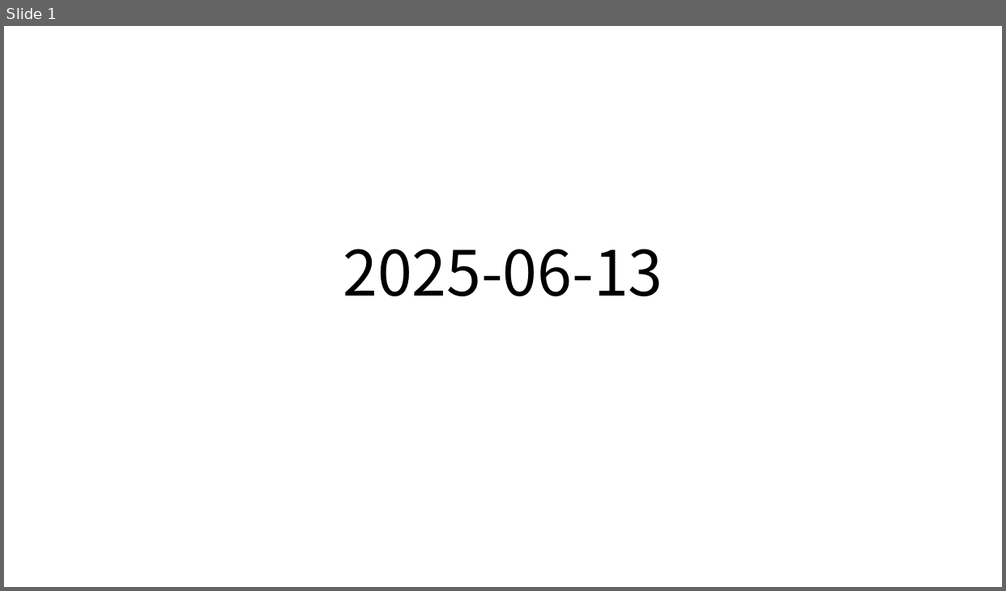
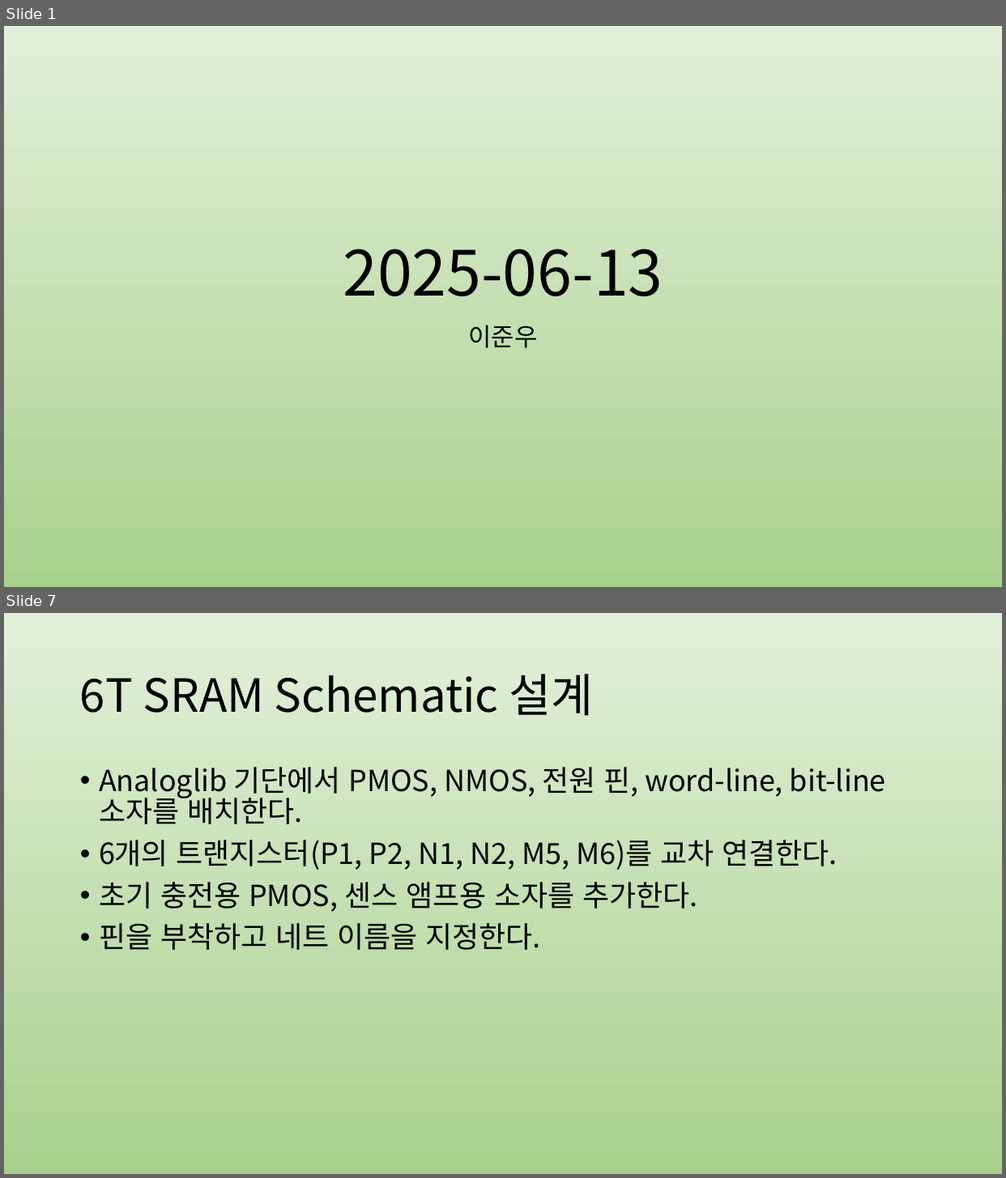
Before and after one commit to jwl1109/IOT, a slide deck: VLSI design 설계 실습/2025-06-13.pptx. Shown one above the other, each under a label of ours: slide 1 before the commit, slides 1 and 7 after it; the slides between them are not shown. The pictures are 1006x591 and 1006x1178 pixels, drawn with LibreOffice and Linux fonts; fonts in the diff are those of the drawing. Boxes give left, top, right and bottom in pixels: in the first picture for what was removed or moved away, otherwise in the second. Text is boxed around its words. In the diff, an @@ line names an element or a change of style, - is before the commit and + after.

```diff
--- a/VLSI design 설계 실습/2025-06-13.pptx
+++ b/VLSI design 설계 실습/2025-06-13.pptx
@@ slide 7 added at [4,613,1002,1174], background gradient #E2F0D9 to #A9D18E @@
@@ title added at [80,674,594,716], 44 pt, text #000000 @@
+6T SRAM Schematic 설계
@@ text added at [99,767,886,950], 28 pt, text #000000 @@
+• Analoglib 기단에서 PMOS, NMOS, 전원 핀, word-line, bit-line 소자를 배치한다.
+• 6개의 트랜지스터(P1, P2, N1, N2, M5, M6)를 교차 연결한다.
+• 초기 충전용 PMOS, 센스 앰프용 소자를 추가한다.
+• 핀을 부착하고 네트 이름을 지정한다.
@@ slide 1 changed as well @@
@@ background #FFFFFF to gradient #E2F0D9 to #A9D18E @@
@@ subtitle added at [468,325,537,348], 24 pt, text #000000 @@
+이준우
```
Also in this commit, not shown: 1 other slide changed, 9 other slides added, 7 slides removed, 1 other file.
